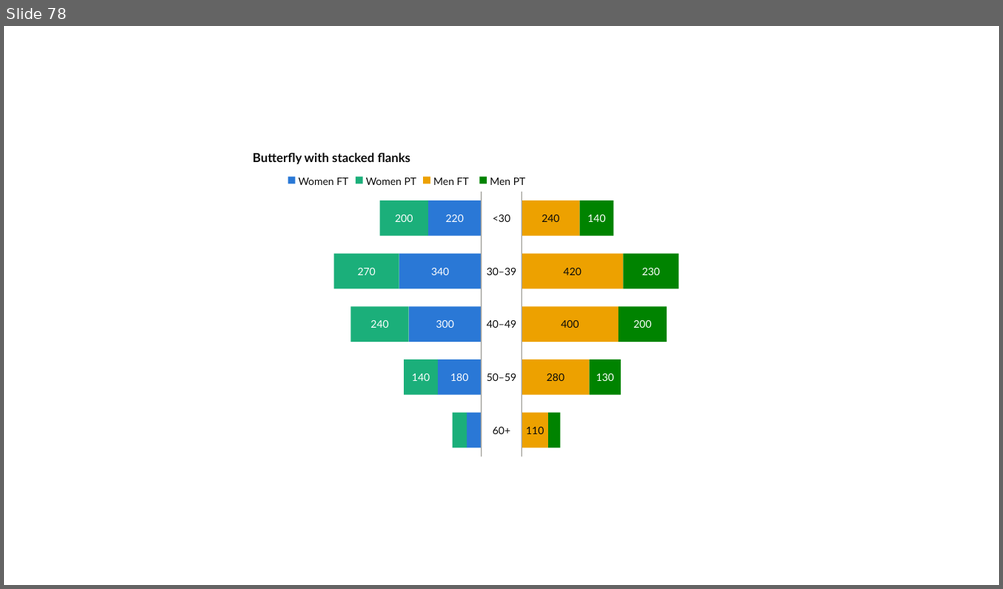
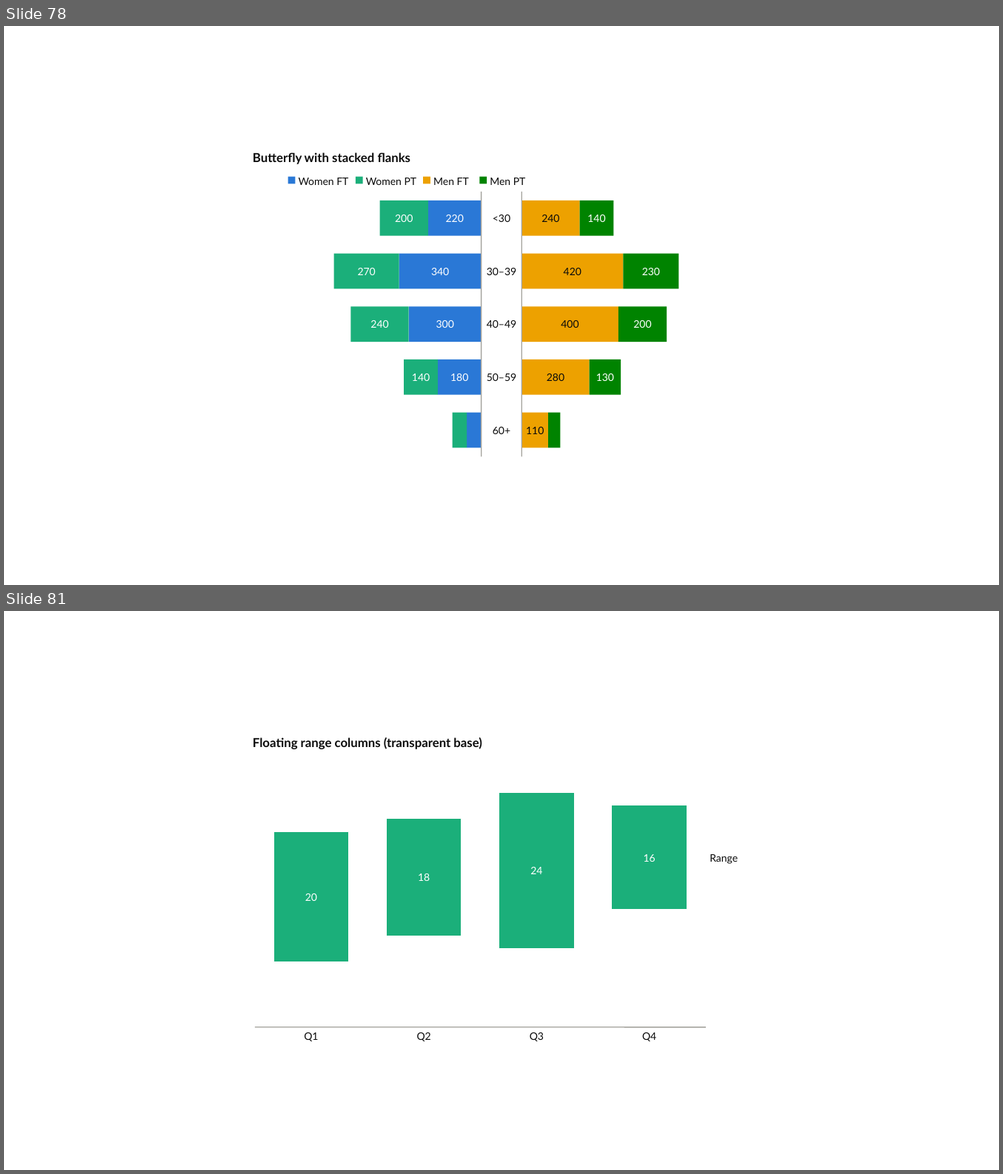
Before and after one commit to dannbleeker/PowerChart, a slide deck: examples/showcase.pptx. Shown one above the other, each under a label of ours: slide 78 before the commit, slides 78 and 81 after it; the slides between them are not shown. The pictures are 1003x589 and 1003x1174 pixels, drawn with LibreOffice and Linux fonts; fonts in the diff are those of the drawing. Boxes give left, top, right and bottom in pixels: in the first picture for what was removed or moved away, otherwise in the second. Text is boxed around its words. In the diff, an @@ line names an element or a change of style, - is before the commit and + after.

```diff
--- a/examples/showcase.pptx
+++ b/examples/showcase.pptx
@@ slide 81 added at <box>4,611,999,1170</box>, background #FFFFFF @@
@@ text added at <box>253,738,482,749</box>, 12 pt, text #0B0B0B, bold @@
+Floating range columns (transparent base)
@@ rectangle added at <box>498,792,574,949</box>, fill #1BAF7A, outline #FFFFFF 0.75 pt @@
@@ rectangle added at <box>612,806,687,910</box>, fill #1BAF7A, outline #FFFFFF 0.75 pt @@
@@ rectangle added at <box>273,832,349,963</box>, fill #1BAF7A, outline #FFFFFF 0.75 pt @@
@@ rectangle added at <box>386,818,461,936</box>, fill #1BAF7A, outline #FFFFFF 0.75 pt @@
@@ text added at <box>643,854,655,862</box>, 10 pt, text #FFFFFF @@
+16
@@ text added at <box>709,854,737,864</box>, 10 pt, text #0B0B0B @@
+Range
@@ text added at <box>418,874,430,881</box>, 10 pt, text #FFFFFF @@
+18
@@ text added at <box>530,867,542,874</box>, 10 pt, text #FFFFFF @@
+24
@@ text added at <box>305,894,317,901</box>, 10 pt, text #FFFFFF @@
+20
@@ line added from (255, 1028) to (706, 1028), #A5A49E 1 pt @@
@@ text added at <box>304,1033,318,1042</box>, 10 pt, text #0B0B0B @@
+Q1
@@ text added at <box>417,1033,431,1042</box>, 10 pt, text #0B0B0B @@
+Q2
@@ text added at <box>529,1033,543,1042</box>, 10 pt, text #0B0B0B @@
+Q3
@@ text added at <box>642,1033,656,1042</box>, 10 pt, text #0B0B0B @@
+Q4
```
Also in this commit, not shown: 2 other slides added, 15 other files.
